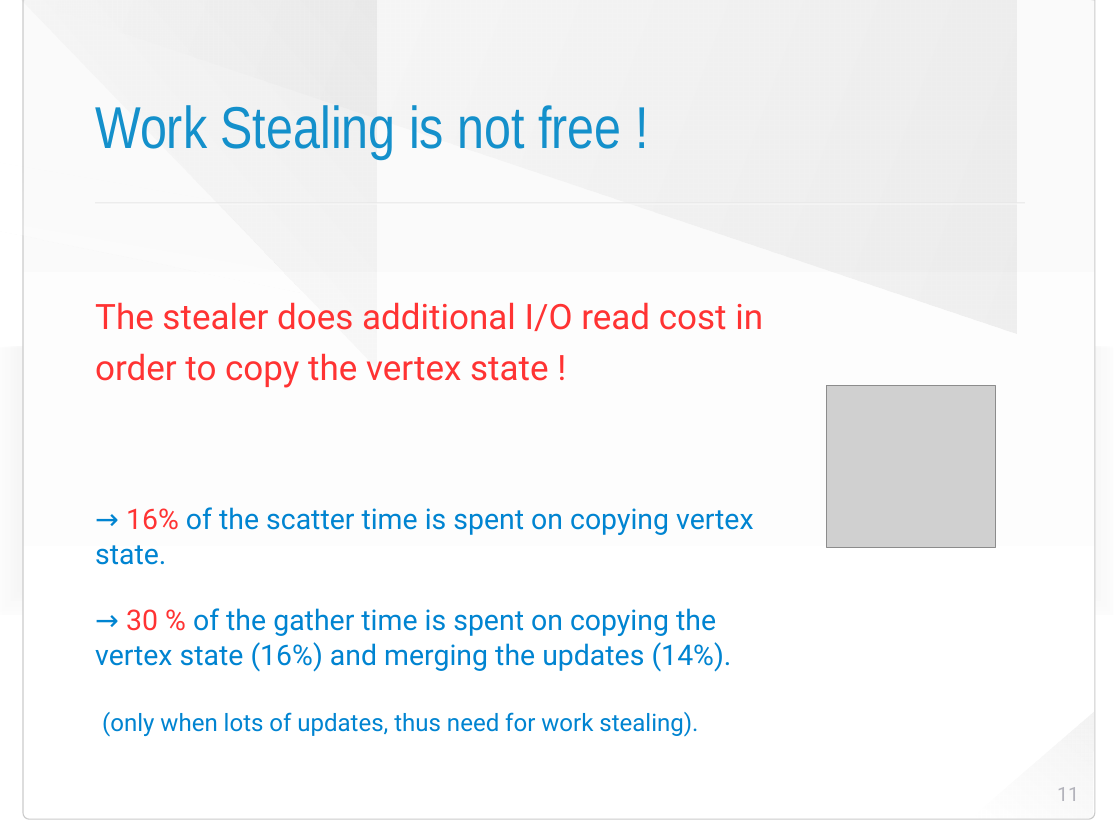
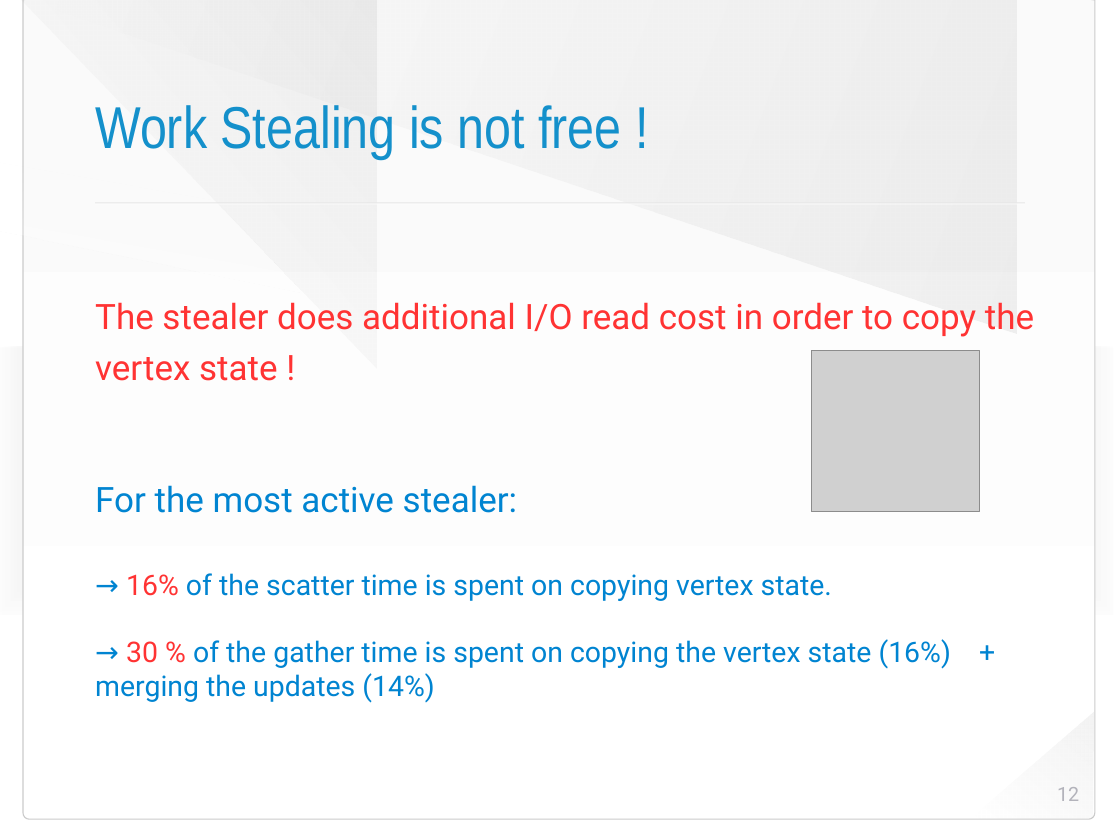
Before and after one commit to HaprianVlad/chaos, a slide deck: slide 12 of presentation.odp (slide 11 before the commit). Drawn at 1120x840 pixels with LibreOffice and Linux fonts; fonts in the diff are those of the drawing; grey boxes stand for pictures; background and template pictures are left out. Boxes give left, top, right and bottom in pixels: in the first picture for what was removed or moved away, otherwise in the second. Text is boxed around its words. In the diff, an @@ line names an element or a change of style, - is before the commit and + after.

```diff
--- a/presentation.odp
+++ b/presentation.odp
@@ picture: place and size @@
-picture at bbox=[827, 386, 996, 547]
+picture at bbox=[811, 350, 980, 512]
@@ text at bbox=[95, 485, 517, 513]: paragraph added @@
+For the most active stealer:
@@ text at bbox=[95, 639, 951, 703]: text changed @@
-→ 30 % of the gather time is spent on copying the vertex state (16%) and merging the updates (14%).
-(only when lots of updates, thus need for work stealing).
+→ 30 % of the gather time is spent on copying the vertex state (16%) + merging the updates (14%)
@@ page number at bbox=[1057, 787, 1079, 801]: text changed @@
-11
+12
```
Also in this commit, not shown: 31 other slides changed, 6 slides added, 1 slide removed, 4 other files.
